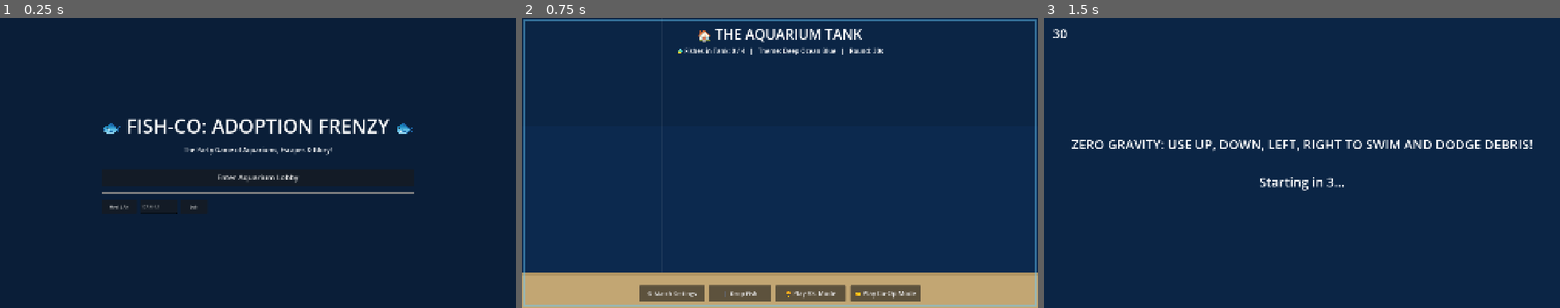
Above: before the commit, frames 1-3 (left to right).
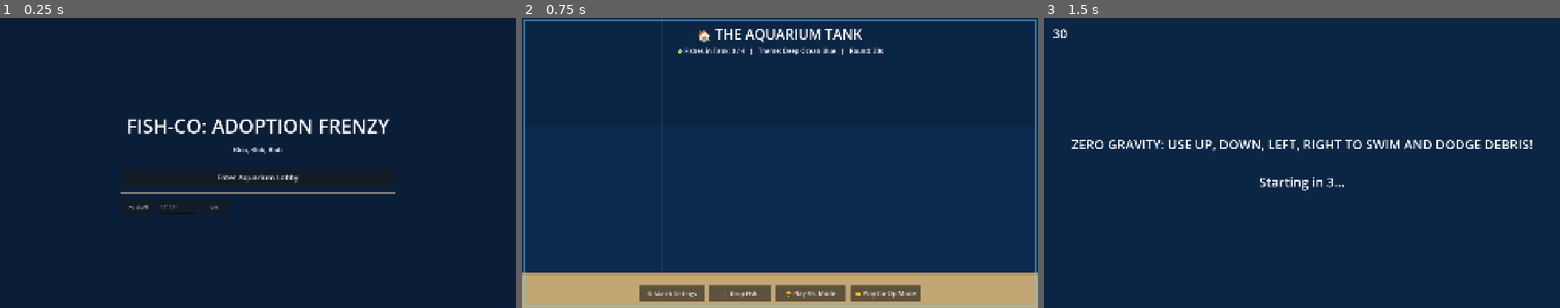
Above: after the commit, the same moments.

Repository: AJGalario/Fish-Co
Game: Godot game, scene res://scenes/main_menu/MainMenu.tscn
Two runs of this game, one before a commit and one after it. Both use one fixed random seed, a clock stepped at 60 frames per second and the inputs below.
Inputs:
- Up to frame 1 (0.25 s): no input
- Up to frame 2 (0.75 s): click "Host LAN" at 0.5 s
- Up to frame 3 (1.5 s): click "🏆 Play VS. Mode" at 1.25 s

The runs differ from the first frame. In frame 1, 0.6% of the frame differs, in the area x 19-81%, y 36-68%; in frame 2, nothing differs; in frame 3, nothing differs.

Commit message:
Main Menu

Diff:
--- a/scenes/main_menu/MainMenu.tscn
+++ b/scenes/main_menu/MainMenu.tscn
@@ -1,8 +1,8 @@
-[gd_scene load_steps=2 format=3 uid="uid://cb54vyh3qm541"]
+[gd_scene format=3 uid="uid://cb54vyh3qm541"]
 
-[ext_resource type="Script" path="res://scenes/main_menu/MainMenu.gd" id="1_menu"]
+[ext_resource type="Script" uid="uid://coq7yr31xpayj" path="res://scenes/main_menu/MainMenu.gd" id="1_menu"]
 
-[node name="MainMenu" type="Control"]
+[node name="MainMenu" type="Control" unique_id=2011362118]
 layout_mode = 3
 anchors_preset = 15
 anchor_right = 1.0
@@ -11,7 +11,7 @@
 grow_vertical = 2
 script = ExtResource("1_menu")
 
-[node name="Background" type="ColorRect" parent="."]
+[node name="Background" type="ColorRect" parent="." unique_id=534535184]
 layout_mode = 1
 anchors_preset = 15
 anchor_right = 1.0
@@ -20,7 +20,7 @@
 grow_vertical = 2
 color = Color(0.04, 0.12, 0.22, 1)
 
-[node name="CenterContainer" type="CenterContainer" parent="."]
+[node name="CenterContainer" type="CenterContainer" parent="." unique_id=167399353]
 layout_mode = 1
 anchors_preset = 15
 anchor_right = 1.0
@@ -28,49 +28,49 @@
 grow_horizontal = 2
 grow_vertical = 2
 
-[node name="VBox" type="VBoxContainer" parent="CenterContainer"]
+[node name="VBox" type="VBoxContainer" parent="CenterContainer" unique_id=442033035]
 layout_mode = 2
 theme_override_constants/separation = 24
 
-[node name="Title" type="Label" parent="CenterContainer/VBox"]
+[node name="Title" type="Label" parent="CenterContainer/VBox" unique_id=1707178325]
 layout_mode = 2
 theme_override_font_sizes/font_size = 72
-text = "🐟 FISH-CO: ADOPTION FRENZY 🐟"
+text = " FISH-CO: ADOPTION FRENZY "
 horizontal_alignment = 1
 
-[node name="Subtitle" type="Label" parent="CenterContainer/VBox"]
+[node name="Subtitle" type="Label" parent="CenterContainer/VBox" unique_id=32753373]
 layout_mode = 2
 theme_override_font_sizes/font_size = 24
-text = "The Party Game of Aquariums, Escapes & Glory!"
+text = "Blob, Blob, Blob"
 horizontal_alignment = 1
 
-[node name="HSeparator" type="HSeparator" parent="CenterContainer/VBox"]
+[node name="HSeparator" type="HSeparator" parent="CenterContainer/VBox" unique_id=225610011]
 layout_mode = 2
 
-[node name="EnterAquariumBtn" type="Button" parent="CenterContainer/VBox"]
+[node name="EnterAquariumBtn" type="Button" parent="CenterContainer/VBox" unique_id=1503279145]
 custom_minimum_size = Vector2(380, 65)
 layout_mode = 2
 theme_override_font_sizes/font_size = 28
 text = "Enter Aquarium Lobby"
 
-[node name="HSeparator2" type="HSeparator" parent="CenterContainer/VBox"]
+[node name="HSeparator2" type="HSeparator" parent="CenterContainer/VBox" unique_id=247278651]
 layout_mode = 2
 
-[node name="NetworkBox" type="HBoxContainer" parent="CenterContainer/VBox"]
+[node name="NetworkBox" type="HBoxContainer" parent="CenterContainer/VBox" unique_id=953528810]
 layout_mode = 2
 theme_override_constants/separation = 12
 
-[node name="HostBtn" type="Button" parent="CenterContainer/VBox/NetworkBox"]
+[node name="HostBtn" type="Button" parent="CenterContainer/VBox/NetworkBox" unique_id=174101601]
 custom_minimum_size = Vector2(130, 50)
 layout_mode = 2
 text = "Host LAN"
 
-[node name="IPEdit" type="LineEdit" parent="CenterContainer/VBox/NetworkBox"]
+[node name="IPEdit" type="LineEdit" parent="CenterContainer/VBox/NetworkBox" unique_id=1112935590]
 custom_minimum_size = Vector2(140, 50)
 layout_mode = 2
 placeholder_text = "127.0.0.1"
 
-[node name="JoinBtn" type="Button" parent="CenterContainer/VBox/NetworkBox"]
+[node name="JoinBtn" type="Button" parent="CenterContainer/VBox/NetworkBox" unique_id=610635179]
 custom_minimum_size = Vector2(100, 50)
 layout_mode = 2
 text = "Join"
